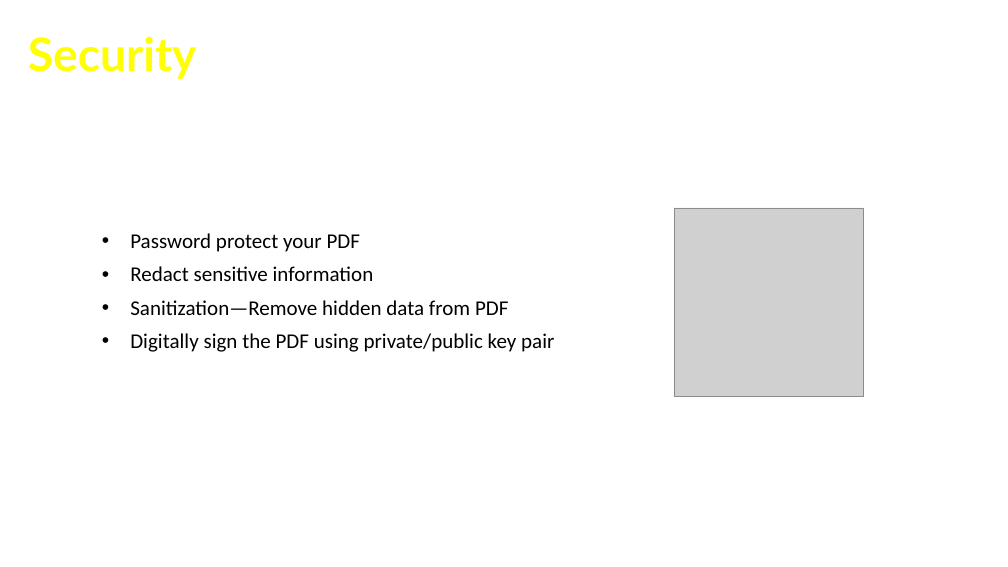
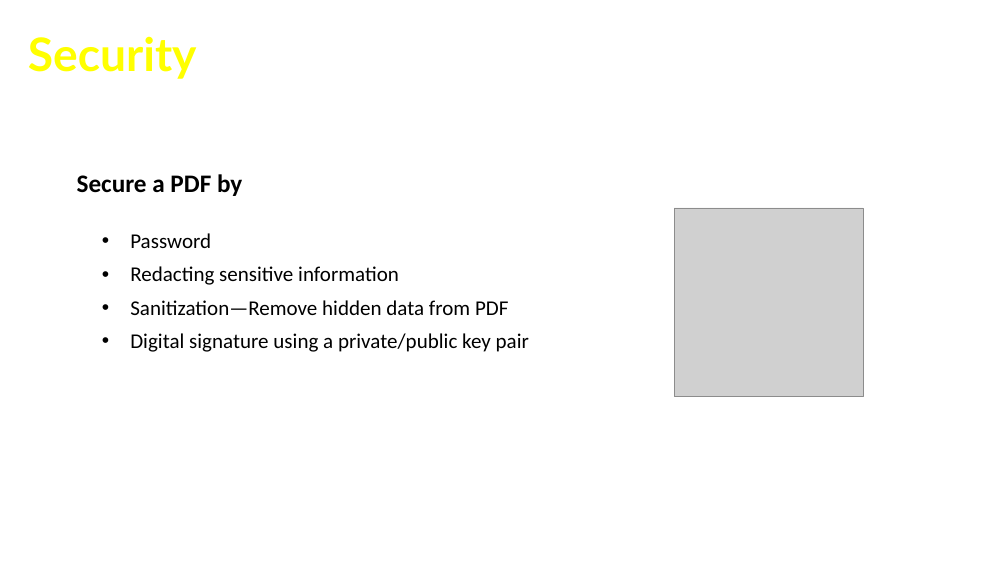
Before and after one commit to cfclick/CFSummit2016, a slide deck: slide 5 of powerpoint/SmartPDF/Don't Just PDF.pptx. Drawn at 1008x567 pixels with LibreOffice and Linux fonts; fonts in the diff are those of the drawing; grey boxes stand for pictures; background and template pictures are left out. Boxes give left, top, right and bottom in pixels: in the first picture for what was removed or moved away, otherwise in the second. Text is boxed around its words. In the diff, an @@ line names an element or a change of style, - is before the commit and + after.

```diff
--- a/powerpoint/SmartPDF/Don't Just PDF.pptx
+++ b/powerpoint/SmartPDF/Don't Just PDF.pptx
@@ text added at <box>77,174,242,196</box>, 24 pt, text #000000, bold @@
+Secure a PDF by
@@ text at <box>130,233,399,285</box>: text changed @@
-• Password protect your PDF
-• Redact sensitive information
+• Password
+• Redacting sensitive information
@@ text at <box>130,333,529,352</box>: text changed @@
-• Digitally sign the PDF using private/public key pair
+• Digital signature using a private/public key pair
```
Also in this commit, not shown: 7 other slides changed, 1 other file.
